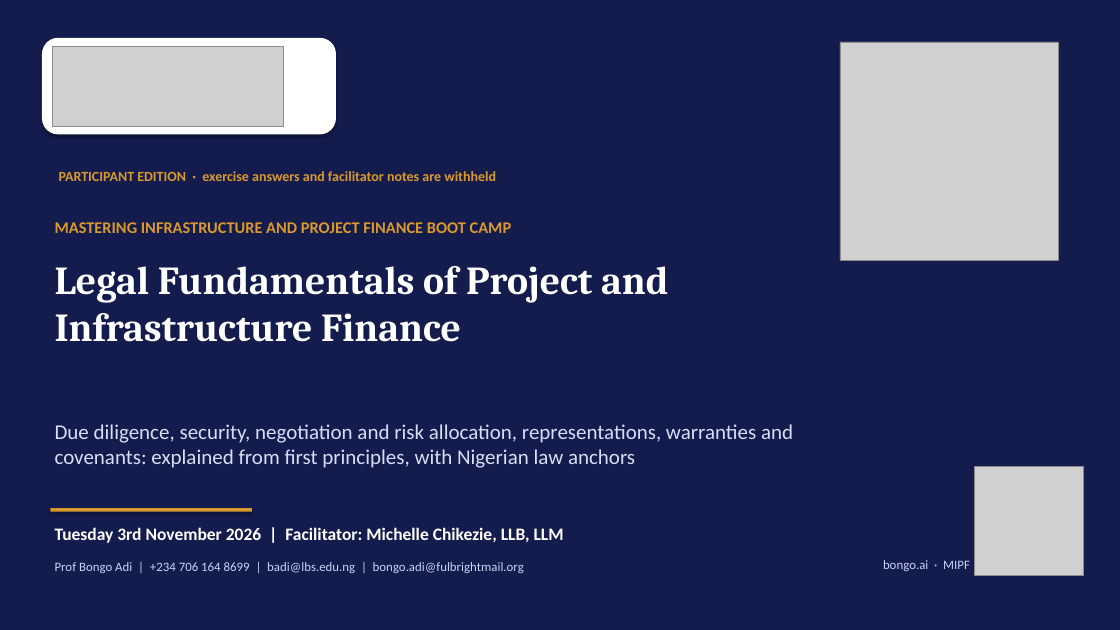
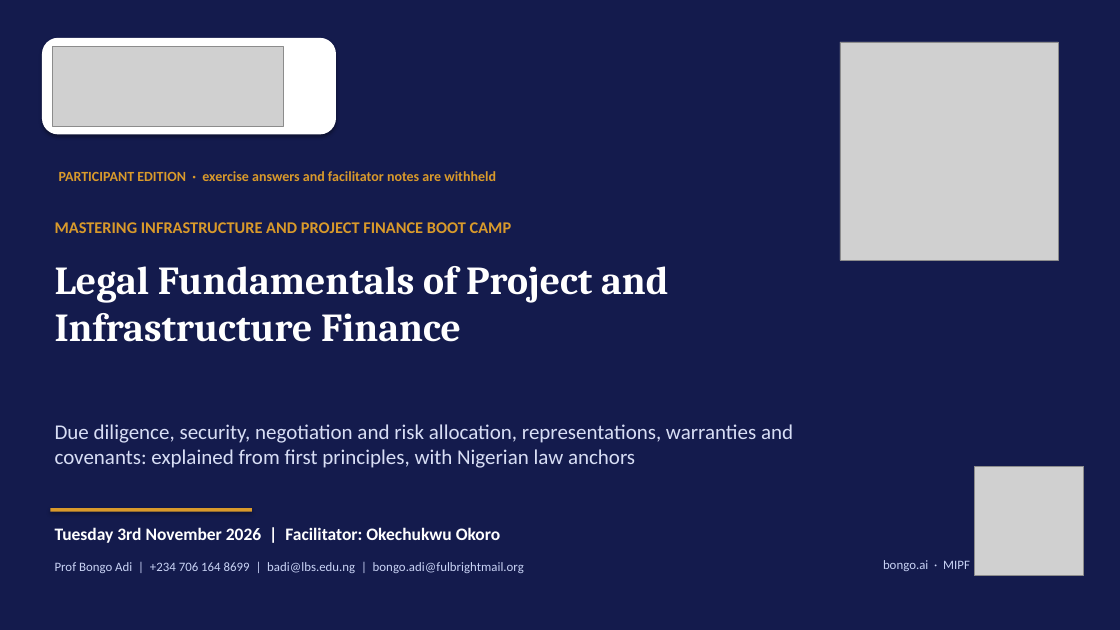
Before and after one commit to adibongo/mipf-2026-course-materials, a slide deck: slide 1 of decks/MIPF_Day2_Legal_Fundamentals_Deck.pptx. Drawn at 1120x630 pixels with LibreOffice and Linux fonts; fonts in the diff are those of the drawing; grey boxes stand for pictures. Boxes give left, top, right and bottom in pixels: in the first picture for what was removed or moved away, otherwise in the second. Text is boxed around its words. In the diff, an @@ line names an element or a change of style, - is before the commit and + after.

```diff
--- a/decks/MIPF_Day2_Legal_Fundamentals_Deck.pptx
+++ b/decks/MIPF_Day2_Legal_Fundamentals_Deck.pptx
@@ text at [55,527,501,543]: text changed @@
-Tuesday 3rd November 2026 | Facilitator: Michelle Chikezie, LLB, LLM
+Tuesday 3rd November 2026 | Facilitator: Okechukwu Okoro
```
Also in this commit, not shown: 1 other slide changed, 45 other files.
